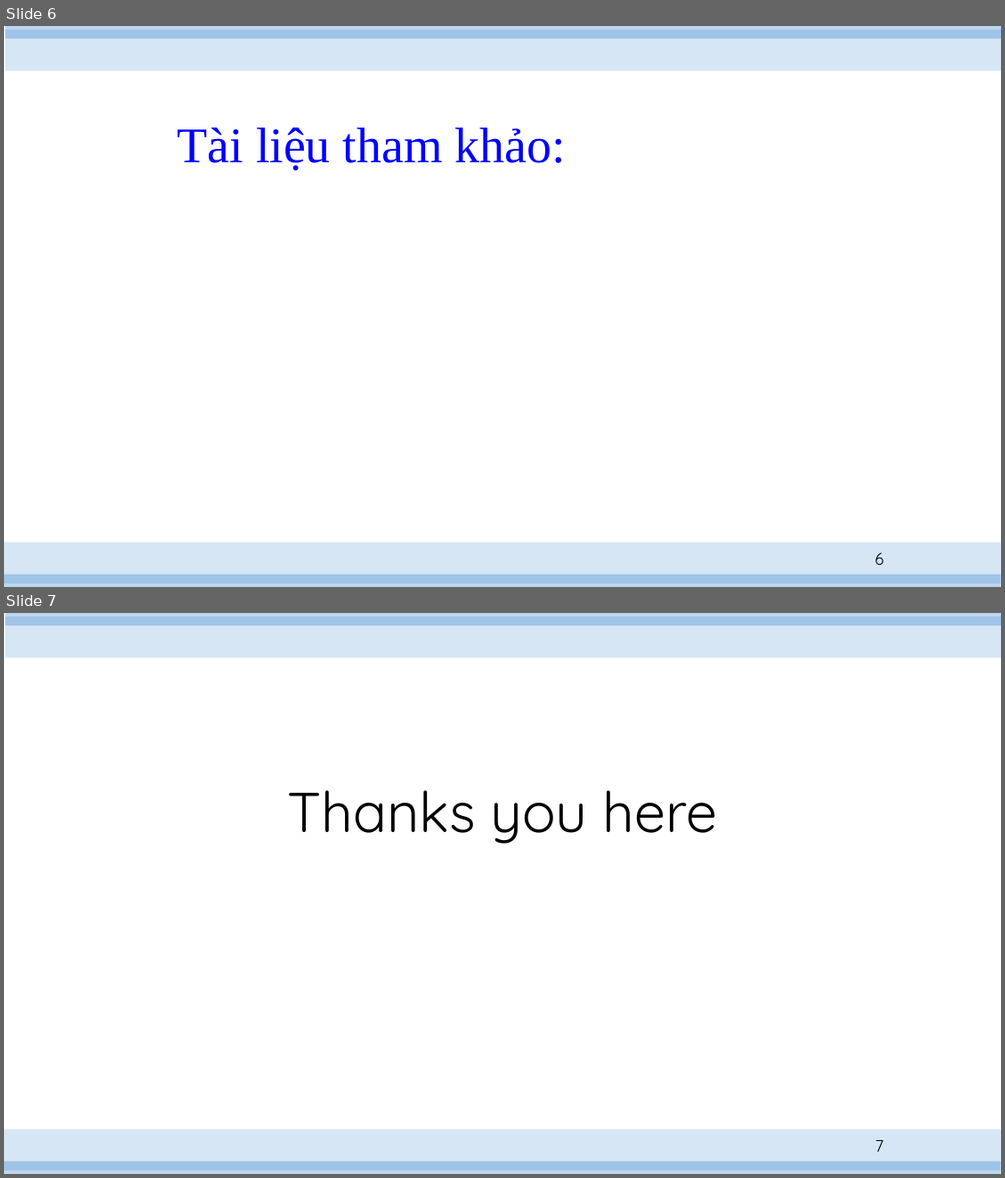
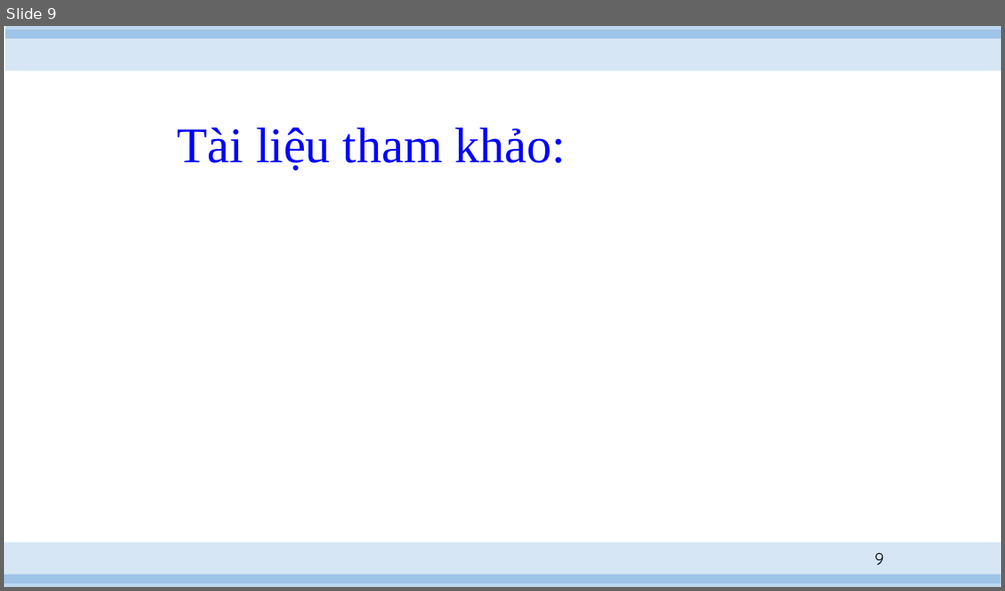
Before and after one commit to hvngoc/Presentation, a slide deck: slide 2.pptx. Shown one above the other, each under a label of ours: slides 6 and 7 before the commit, slide 9 after it. The pictures are 1005x1178 and 1005x591 pixels, drawn with LibreOffice and Linux fonts; fonts in the diff are those of the drawing. Boxes give left, top, right and bottom in pixels: in the first picture for what was removed or moved away, otherwise in the second. Text is boxed around its words. In the diff, an @@ line names an element or a change of style, - is before the commit and + after.

```diff
--- a/slide 2.pptx
+++ b/slide 2.pptx
@@ slide 7 removed at [4,613,1001,1174], background #FFFFFF; not listed: 4 template elements that a slide beside it also shows @@
@@ title removed at [287,790,718,844] @@
-Thanks you here
@@ page number removed at [875,1140,884,1151] @@
-7
@@ what was slide 6 is now slide 9 @@
@@ page number at [874,552,883,564]: text changed @@
-6
+9
```
Also in this commit, not shown: 4 slides added, 1 other file.
